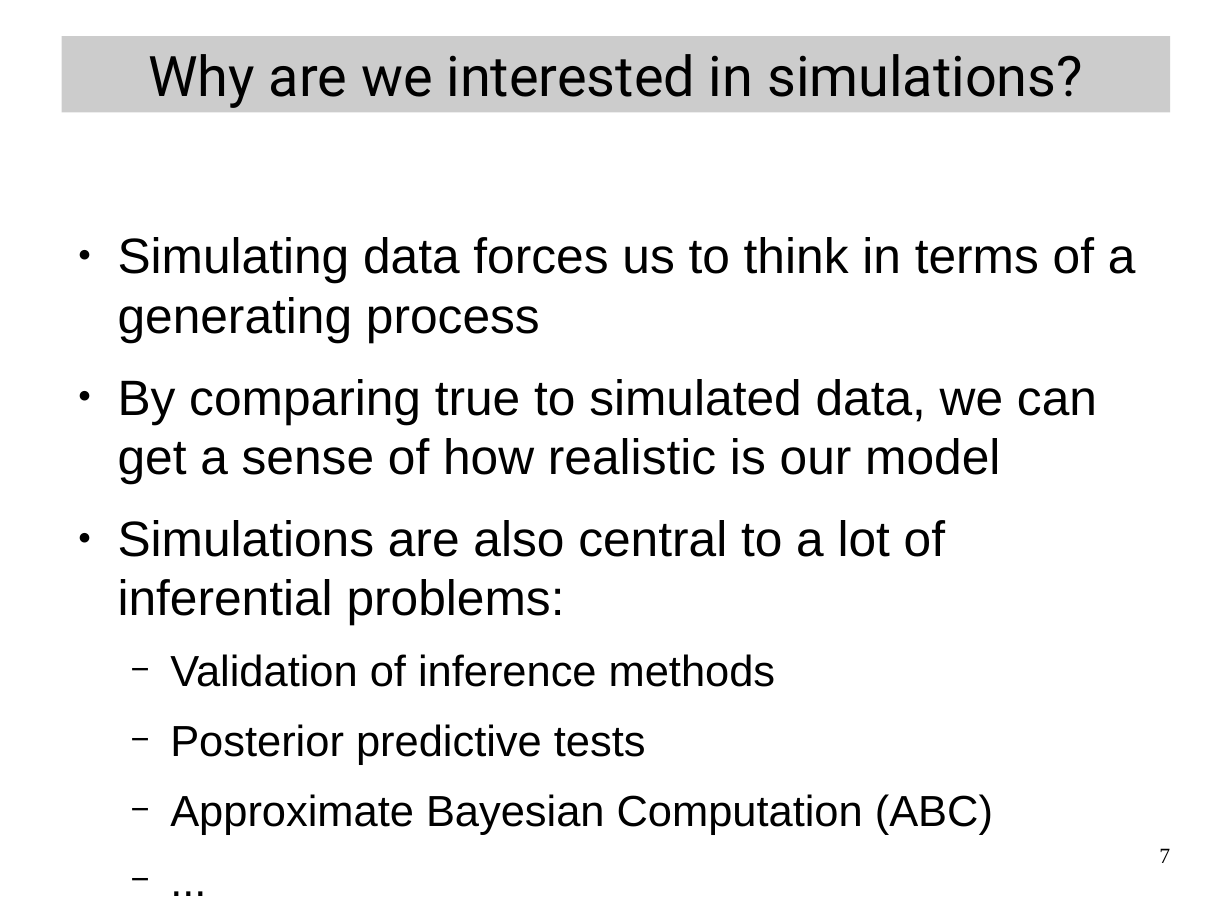
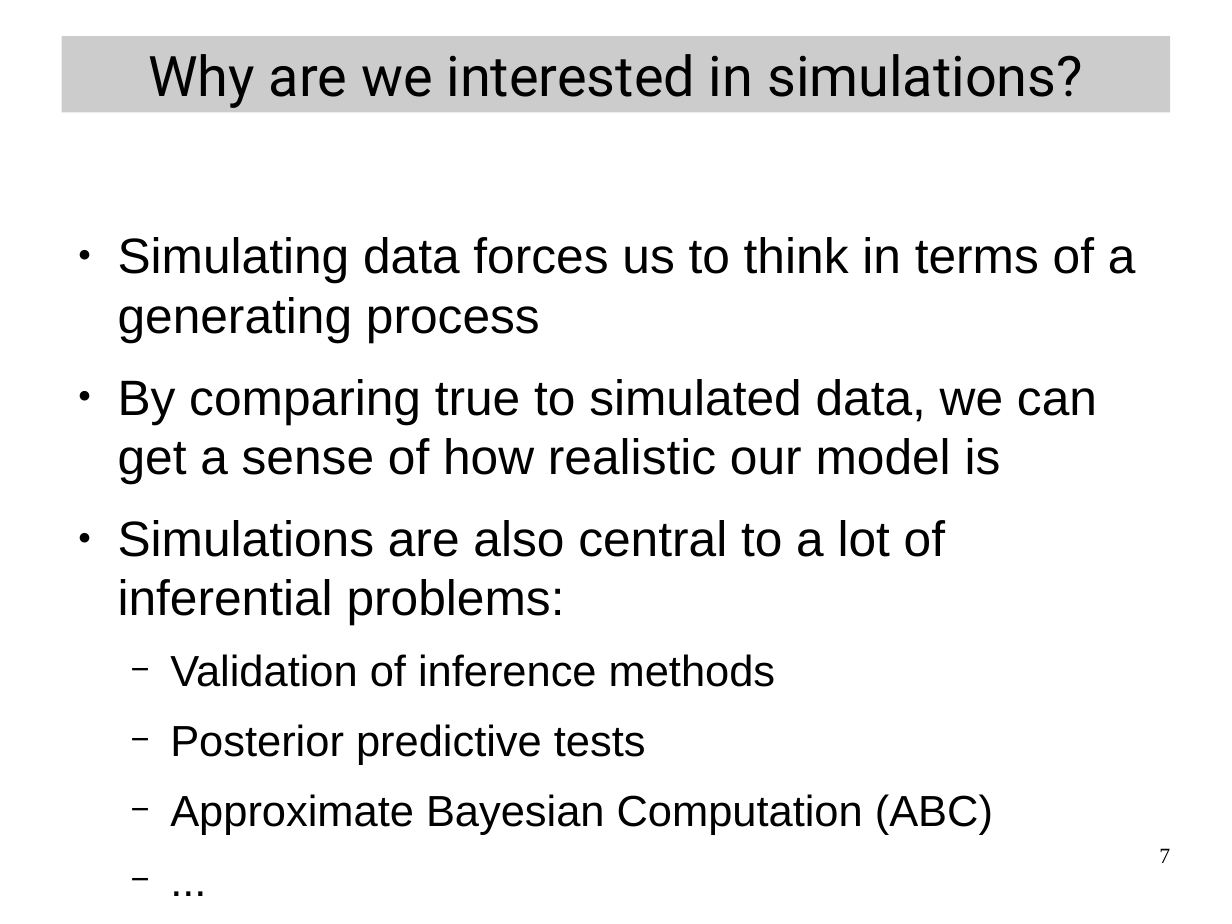
Before and after one commit to Boussau/boussau.github.io, a slide deck: slide 7 of COME_courses/Cambridge_2022/1_intro_CTMC/IntroductionToModels.odp. Drawn at 1232x924 pixels with LibreOffice and Linux fonts; fonts in the diff are those of the drawing. Boxes give left, top, right and bottom in pixels: in the first picture for what was removed or moved away, otherwise in the second. Text is boxed around its words. In the diff, an @@ line names an element or a change of style, - is before the commit and + after.

```diff
--- a/COME_courses/Cambridge_2022/1_intro_CTMC/IntroductionToModels.odp
+++ b/COME_courses/Cambridge_2022/1_intro_CTMC/IntroductionToModels.odp
@@ text at [118, 379, 1097, 484]: text changed @@
-● By comparing true to simulated data, we can get a sense of how realistic is our model
+● By comparing true to simulated data, we can get a sense of how realistic our model is
```
Also in this commit, not shown: 10 other slides changed, 6 slides added, 3 other files.
